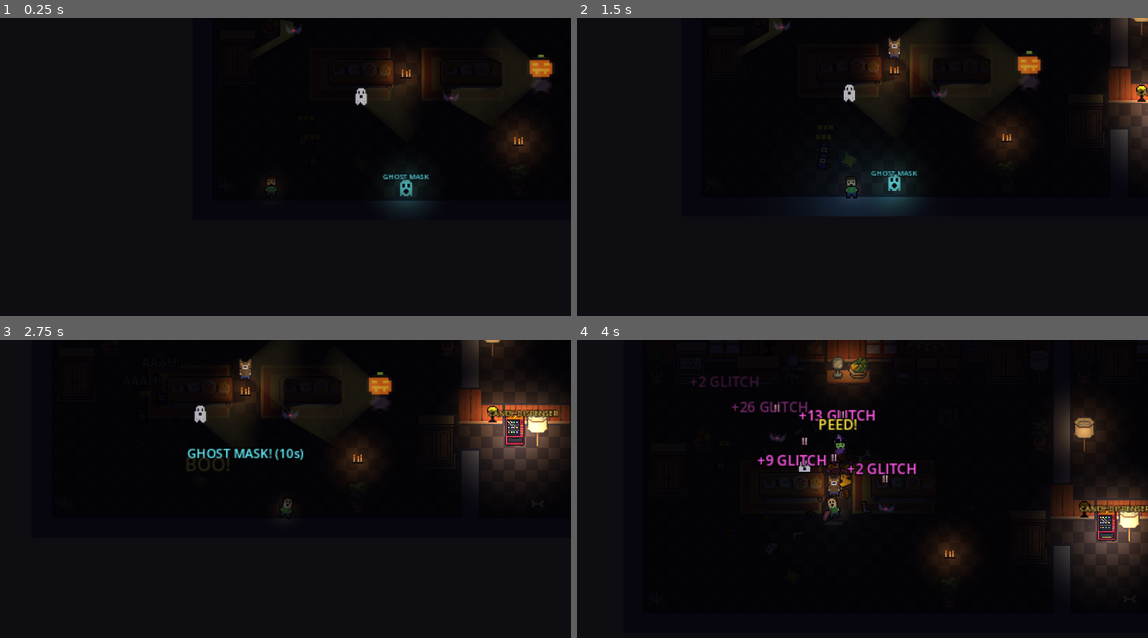
Above: before the commit, frames 1-4 (two rows, left to right).
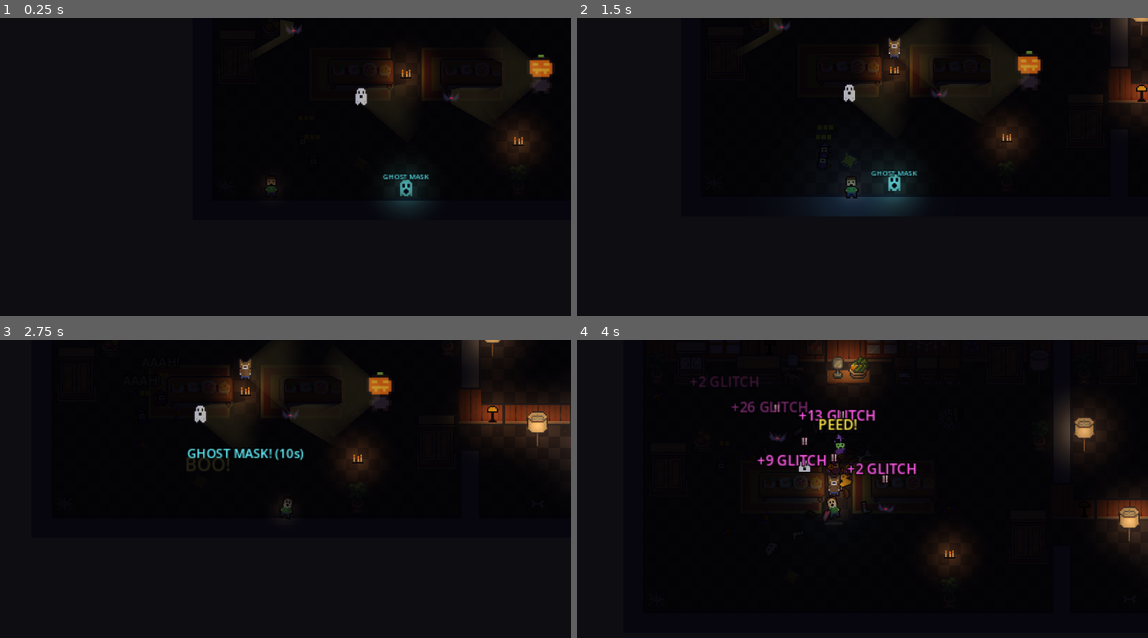
Above: after the commit, the same moments.

Repository: Anchevskiii/GameJam2026-WitchWay-
Game: Godot game, scene res://scenes/levels/dining_room.tscn
The game is run twice, just before and just after one commit, with the same random seed, the same clock (stepped at 60 frames per second) and the same inputs. This scene is started directly instead of the project's main scene. Sound files missing from this copy of the repository are replaced by a short silence.
Inputs (mouse positions are in pixels of both pictures, inside the frame that each line leads up to):
- Up to frame 1 (0.25 s): no input
- Up to frame 2 (1.5 s): tap Enter at 0.5 s; move the mouse to (982, 169) at 0.52 s; hold D (move_right) 0.53-1.28 s; tap Q (glitch_power) at 0.6 s; click (982, 169) at 0.67 s; move the mouse to (731, 202) at 1.27 s; hold S (move_down) from 1.28 s (still down); tap E (interact) at 1.35 s
- Up to frame 3 (2.75 s): move the mouse to (331, 435) at 2.02 s; release S (move_down) at 2.03 s; hold D (move_right) from 2.03 s (still down); tap Space (scare) at 2.1 s
- Up to frame 4 (4 s): move the mouse to (816, 575) at 2.77 s; release D (move_right) at 2.78 s; hold W (move_up) 2.78-3.53 s; tap Shift (sprint) at 2.85 s; click (816, 575) at 2.92 s; move the mouse to (1028, 557) at 3.52 s; hold A (move_left) from 3.53 s (still down); tap F (toggle_flashlight) at 3.6 s

The runs differ from the first frame. In frame 2, 1.5% of the frame differs, in the area x 91-100%, y 17-48%; in frame 3, 3.9%, in the area x 79-100%, y 16-49%; in frame 4, 3.8%.

Commit message:
fix(progress): correct Continue floor number and keep candy dispenser off doorways
- main_menu now shows the real next floor (floor_number of checkpoint+1)
- hand-made rooms skip doorway cells when placing the vending machine
- rebuild Windows build (WitchWay.exe) with the fixes
- add export_presets.cfg and submission README (run/controls/links)

Diff:
--- a/scripts/levels/room.gd
+++ b/scripts/levels/room.gd
@@ -756,15 +756,27 @@
 	var options: Array[Vector2i] = []
 	for y in range(2, _rows.size() - 2):
 		for x in range(2, _rows[y].length() - 2):
-			if _char_at(Vector2i(x, y)) != ".":
-				continue
-			var has_wall: bool = (_char_at(Vector2i(x, y - 1)) == "#" or _char_at(Vector2i(x - 1, y)) == "#" or _char_at(Vector2i(x + 1, y)) == "#")
-			var front_open: bool = _char_at(Vector2i(x, y + 1)) == "."
-			if has_wall and front_open and cell_to_world(Vector2i(x, y)).distance_to(player.global_position) > 200.0:
-				options.append(Vector2i(x, y))
+			var cell := Vector2i(x, y)
+			if _char_at(cell) != ".":
+				continue
+			if _is_doorway(cell):
+				continue
+			var has_wall: bool = (_char_at(cell + Vector2i.UP) == "#" or _char_at(cell + Vector2i.LEFT) == "#" or _char_at(cell + Vector2i.RIGHT) == "#")
+			var front_open: bool = _char_at(cell + Vector2i.DOWN) == "."
+			if has_wall and front_open and cell_to_world(cell).distance_to(player.global_position) > 200.0:
+				options.append(cell)
 	if options.is_empty():
 		return Vector2i(-1, -1)
 	return options[randi() % options.size()]
+
+
+## True if this floor cell sits in a wall gap (a doorway/passage between rooms).
+func _is_doorway(cell: Vector2i) -> bool:
+	var left: bool = _looks_like_wall(_char_at(cell + Vector2i.LEFT))
+	var right: bool = _looks_like_wall(_char_at(cell + Vector2i.RIGHT))
+	var up: bool = _looks_like_wall(_char_at(cell + Vector2i.UP))
+	var down: bool = _looks_like_wall(_char_at(cell + Vector2i.DOWN))
+	return (left and right) or (up and down)
 
 
 ## Loose candy on the floor: few on early floors, more the deeper you go.
--- a/scripts/ui/main_menu.gd
+++ b/scripts/ui/main_menu.gd
@@ -222,7 +222,7 @@
 		var level: int = int(progress.get("highest_level", 0))
 		if level > 0:
 			continue_button.disabled = false
-			continue_button.text = "CONTINUE - FLOOR %d" % (level + 1)
+			continue_button.text = "CONTINUE - FLOOR %d" % GameManager.floor_number(level + 1)
 		else:
 			continue_button.disabled = true
 			continue_button.text = "CONTINUE"
Not shown, added: export_presets.cfg
Not shown, changed: Build/WitchWay.exe
Not shown, changed: README.md
